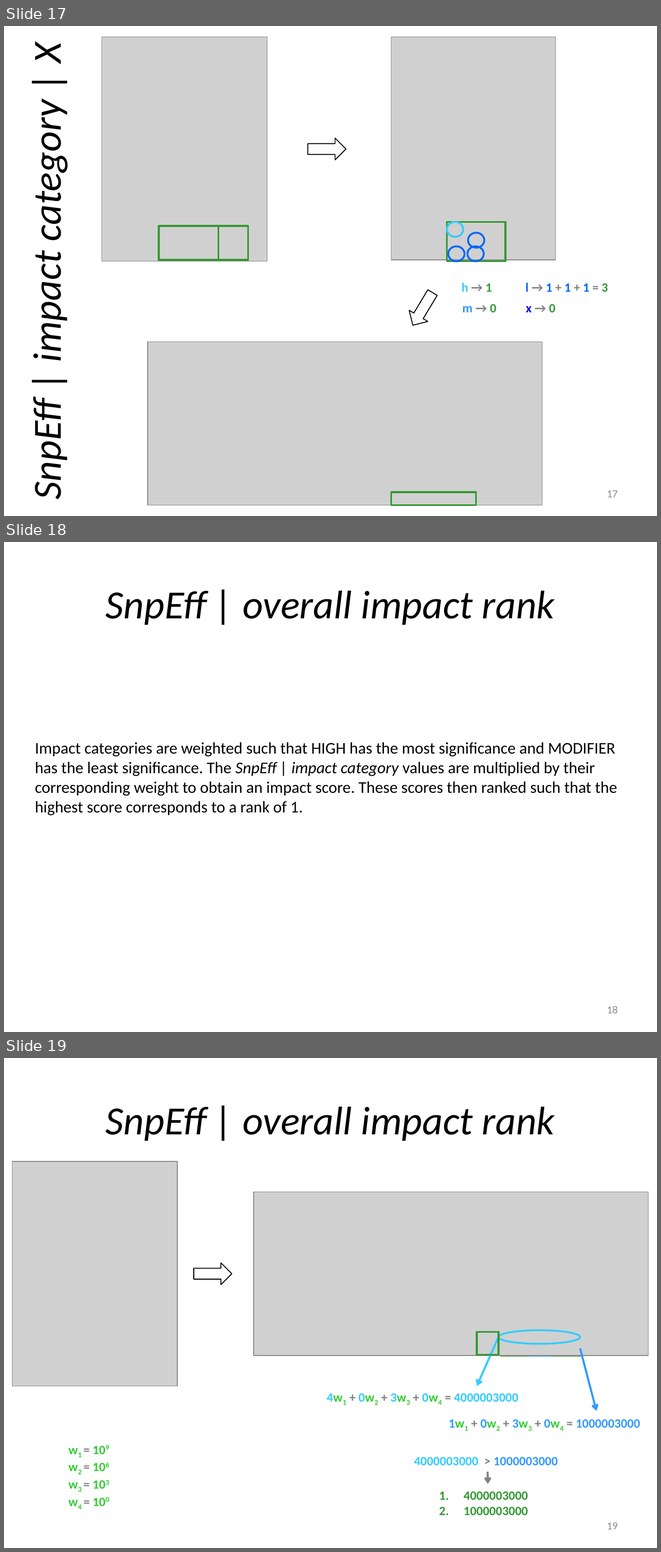
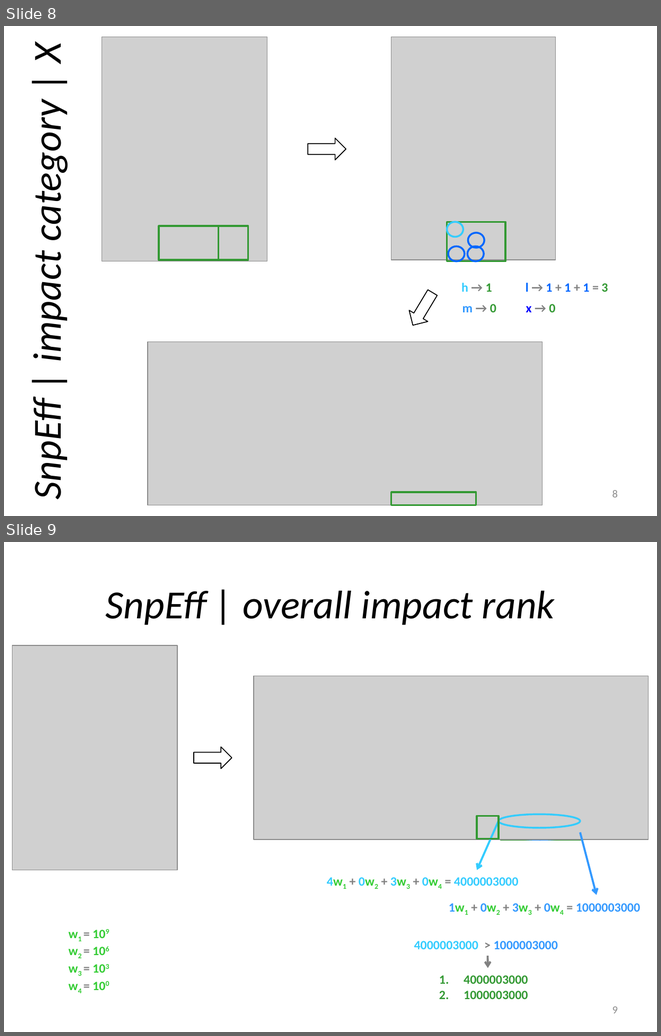
Before and after one commit to umich-brcf-bioinf/GeneRollup, a slide deck: doc/overview_source.pptx. Shown one above the other, each under a label of ours: slides 17, 18 and 19 before the commit, slides 8 and 9 after it. The pictures are 661x1552 and 661x1036 pixels, drawn with LibreOffice and Linux fonts; fonts in the diff are those of the drawing; grey boxes stand for pictures. Boxes give left, top, right and bottom in pixels: in the first picture for what was removed or moved away, otherwise in the second. Text is boxed around its words. In the diff, an @@ line names an element or a change of style, - is before the commit and + after.

```diff
--- a/doc/overview_source.pptx
+++ b/doc/overview_source.pptx
@@ slide 18 removed at <box>4,542,657,1032</box>, background #FFFFFF @@
@@ title removed at <box>106,590,555,625</box> @@
-SnpEff | overall impact rank
@@ text removed at <box>35,742,617,815</box> @@
-Impact categories are weighted such that HIGH has the most significance and MODIFIER has the least significance. The SnpEff | impact category values are multiplied by their corresponding weight to obtain an impact score. These scores then ranked such that the highest score corresponds to a rank of 1.
@@ page number removed at <box>607,1006,618,1013</box> @@
-18
@@ what was slide 17 is now slide 8 @@
@@ page number at <box>612,490,618,497</box>: text changed @@
-17
+8
@@ what was slide 19 is now slide 9 @@
@@ page number at <box>612,1006,618,1013</box>: text changed @@
-19
+9
```
Also in this commit, not shown: 1 slide changed, 10 other slides removed, 1 other file.
